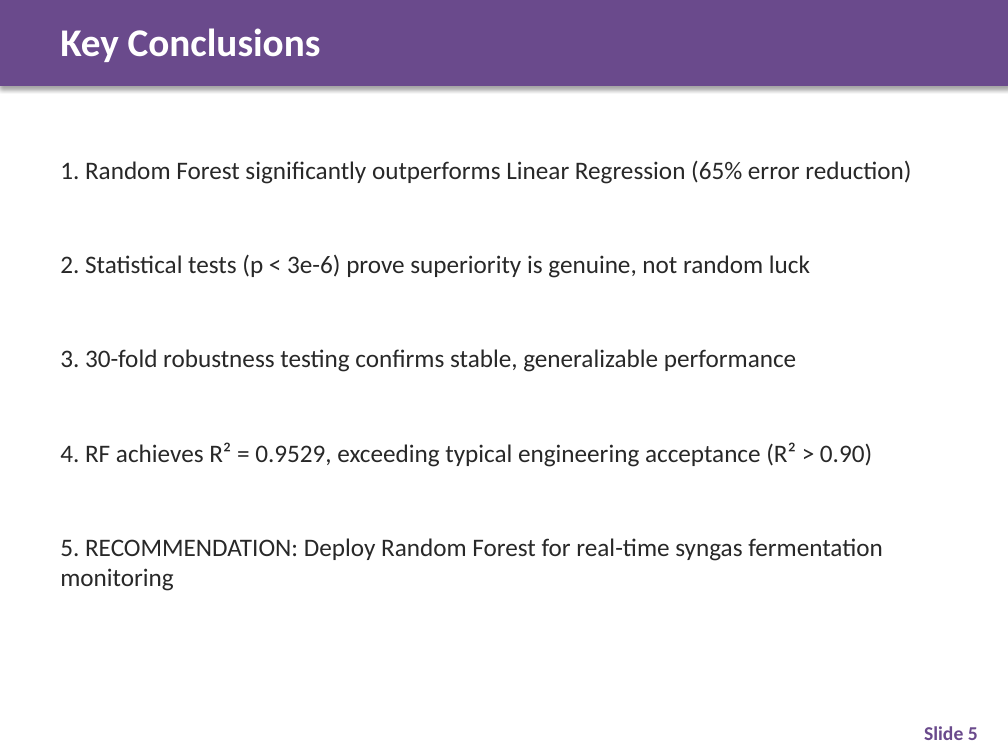
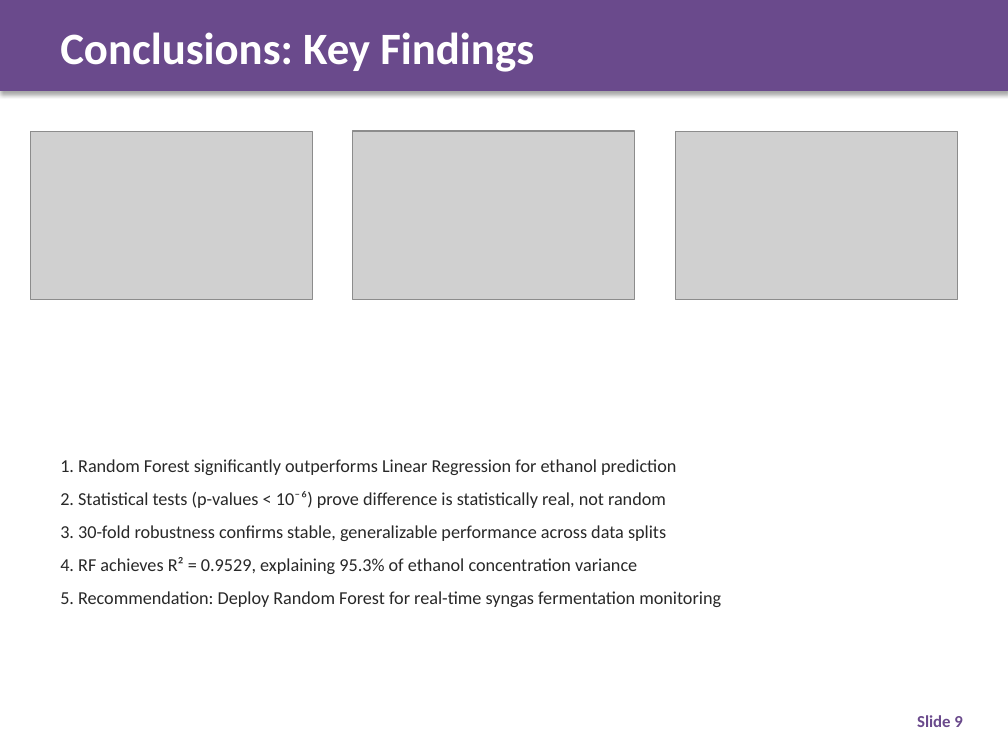
Before and after one commit to tanyingy-kau/ML-Assignments, a slide deck: slide 10 of slides/term_project_presentation_SYNGAS--group 6 Ying.pptx (slide 6 before the commit). Drawn at 1008x756 pixels with LibreOffice and Linux fonts; fonts in the diff are those of the drawing; grey boxes stand for pictures. Boxes give left, top, right and bottom in pixels: in the first picture for what was removed or moved away, otherwise in the second. Text is boxed around its words. In the diff, an @@ line names an element or a change of style, - is before the commit and + after.

```diff
--- a/slides/term_project_presentation_SYNGAS--group 6 Ying.pptx
+++ b/slides/term_project_presentation_SYNGAS--group 6 Ying.pptx
@@ rectangle: place and size @@
-rectangle at [0, 0, 1008, 86]
+rectangle at [0, 0, 1008, 91]
@@ text at [60, 32, 534, 72]: text changed; size 28 to 32 pt @@
-Key Conclusions
+Conclusions: Key Findings
@@ picture added at [30, 131, 312, 299] @@
@@ picture added at [353, 131, 635, 299] @@
@@ picture added at [675, 131, 958, 299] @@
@@ text at [60, 459, 721, 607]: text changed; size 18 to 13 pt @@
-1. Random Forest significantly outperforms Linear Regression (65% error reduction)
-2. Statistical tests (p < 3e-6) prove superiority is genuine, not random luck
-3. 30-fold robustness testing confirms stable, generalizable performance
-4. RF achieves R² = 0.9529, exceeding typical engineering acceptance (R² > 0.90)
-5. RECOMMENDATION: Deploy Random Forest for real-time syngas fermentation monitoring
+1. Random Forest significantly outperforms Linear Regression for ethanol prediction
+2. Statistical tests (p-values < 10⁻⁶) prove difference is statistically real, not random
+3. 30-fold robustness confirms stable, generalizable performance across data splits
+4. RF achieves R² = 0.9529, explaining 95.3% of ethanol concentration variance
+5. Recommendation: Deploy Random Forest for real-time syngas fermentation monitoring
@@ text at [917, 715, 962, 727]: text changed; size 14 to 12 pt @@
-Slide 5
+Slide 9
```
Also in this commit, not shown: 4 other slides changed, 8 slides added, 5 slides removed.
